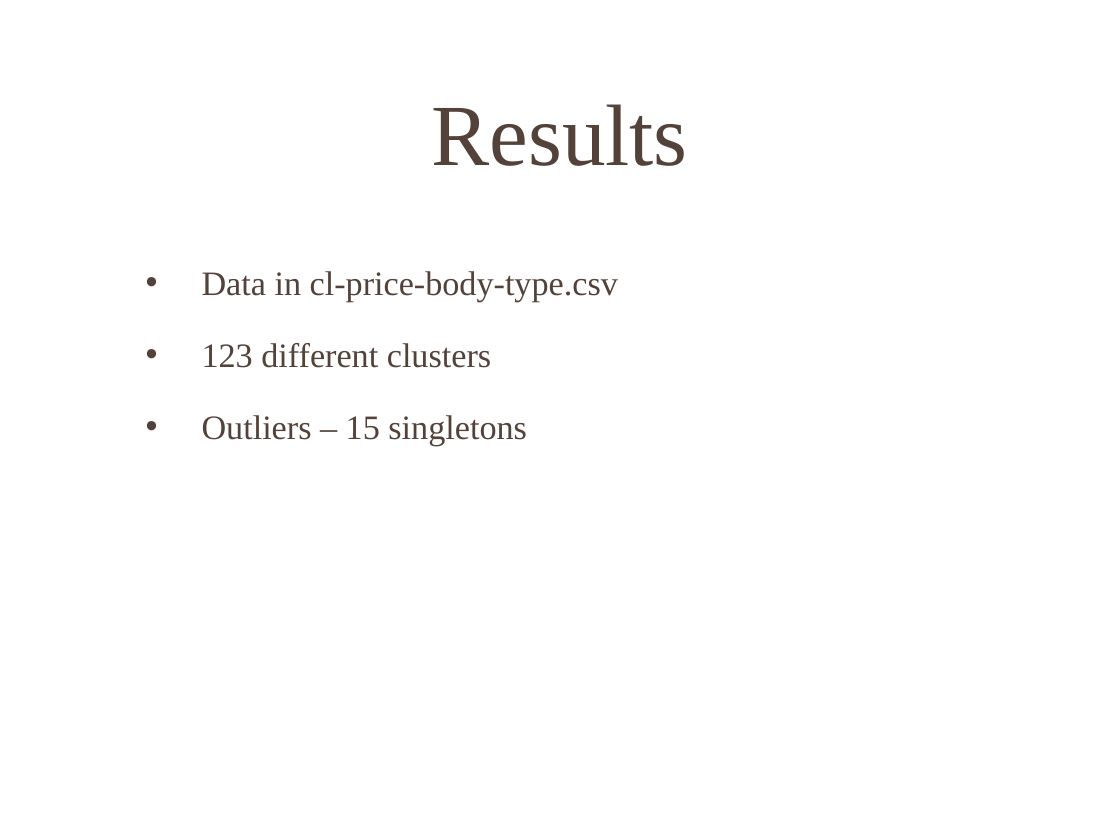
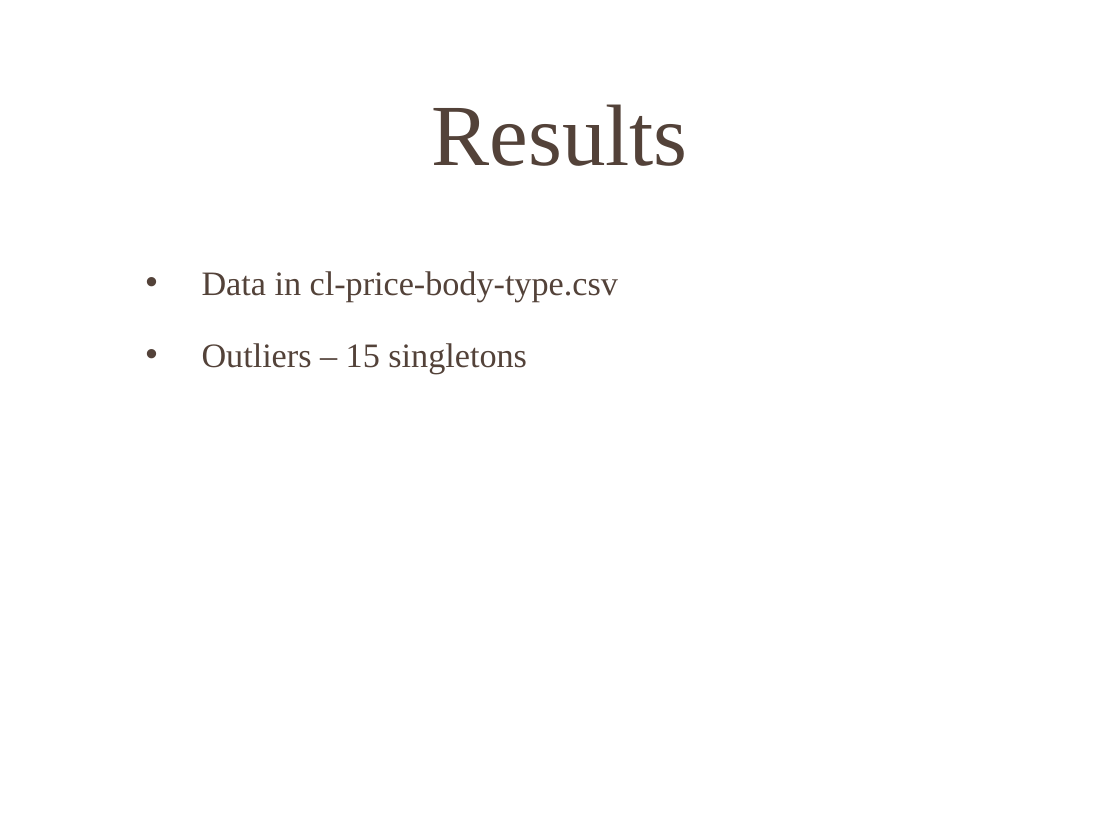
Before and after one commit to veravira/demo, a slide deck: slide 17 of Recommendation Engine - sample.pptx (slide 12 before the commit). Drawn at 1120x840 pixels with LibreOffice and Linux fonts; fonts in the diff are those of the drawing; background and template pictures are left out. Boxes give left, top, right and bottom in pixels: in the first picture for what was removed or moved away, otherwise in the second. Text is boxed around its words. In the diff, an @@ line names an element or a change of style, - is before the commit and + after.

```diff
--- a/Recommendation Engine - sample.pptx
+++ b/Recommendation Engine - sample.pptx
@@ text at [202, 343, 491, 368]: paragraph removed @@
-• 123 different clusters
```
Also in this commit, not shown: 2 other slides changed, 6 slides added.
